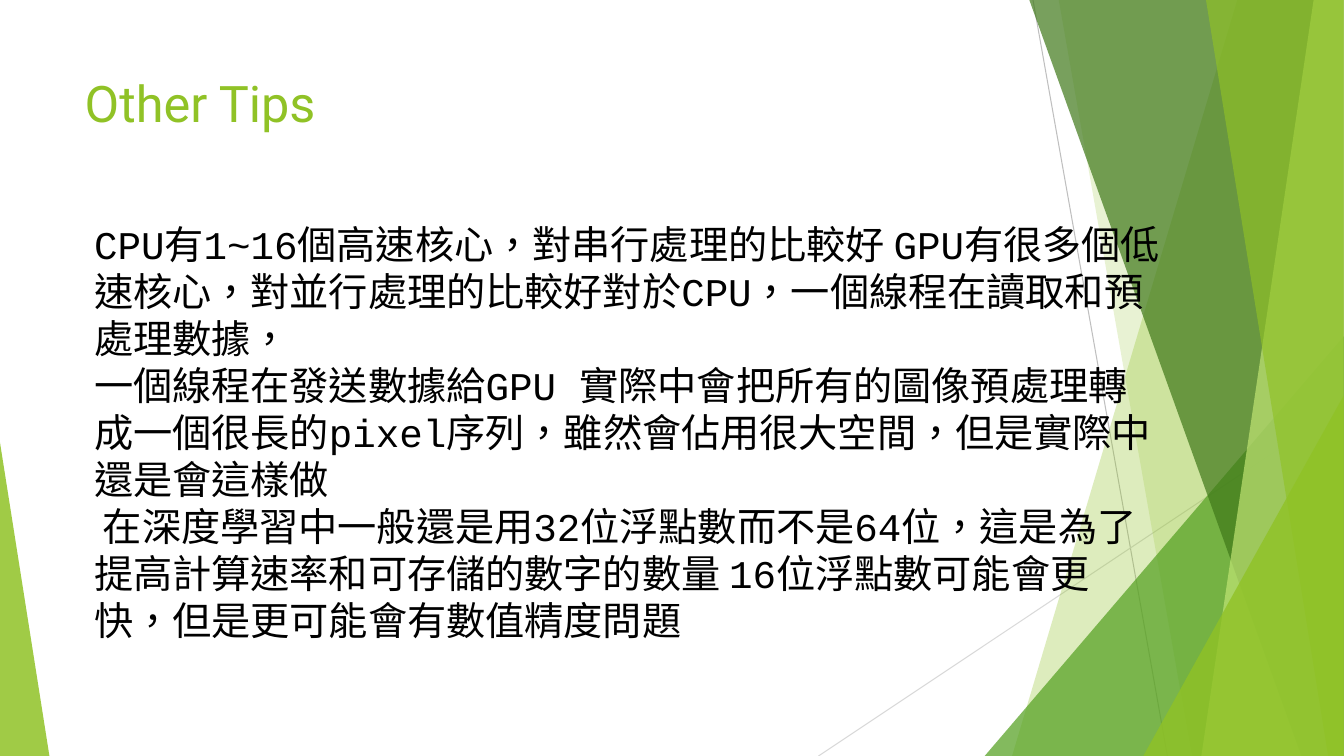
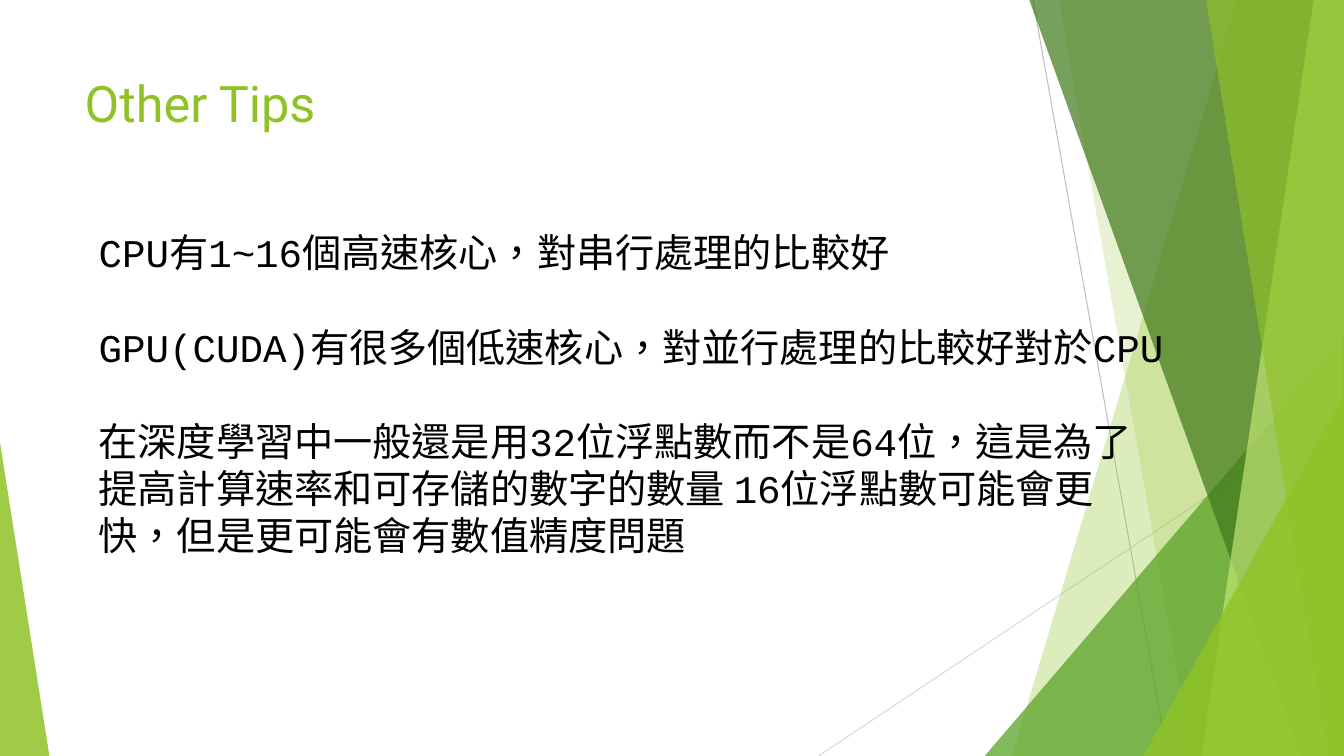
Before and after one commit to jack55436001/Machine_learning, a slide deck: slide 13 of CNNs in Practice.pptx. Drawn at 1344x756 pixels with LibreOffice and Linux fonts; fonts in the diff are those of the drawing. Boxes give left, top, right and bottom in pixels: in the first picture for what was removed or moved away, otherwise in the second. Text is boxed around its words. In the diff, an @@ line names an element or a change of style, - is before the commit and + after.

Commit message:
2017/4/14

```diff
--- a/CNNs in Practice.pptx
+++ b/CNNs in Practice.pptx
@@ text "CPU有1~16個高速核心，對串行處理的比較好": place and size @@
-text "CPU有1~16個高速核心，對串行處理的比較好" at [94,230,1151,639]
+text "CPU有1~16個高速核心，對串行處理的比較好" at [99,239,1164,554]
@@ text at [99,239,1164,372]: text changed @@
-CPU有1~16個高速核心，對串行處理的比較好 GPU有很多個低速核心，對並行處理的比較好對於CPU，一個線程在讀取和預處理數據，
-一個線程在發送數據給GPU 實際中會把所有的圖像預處理轉成一個很長的pixel序列，雖然會佔用很大空間，但是實際中還是會這樣做
+CPU有1~16個高速核心，對串行處理的比較好
+GPU(CUDA)有很多個低速核心，對並行處理的比較好對於CPU
```
